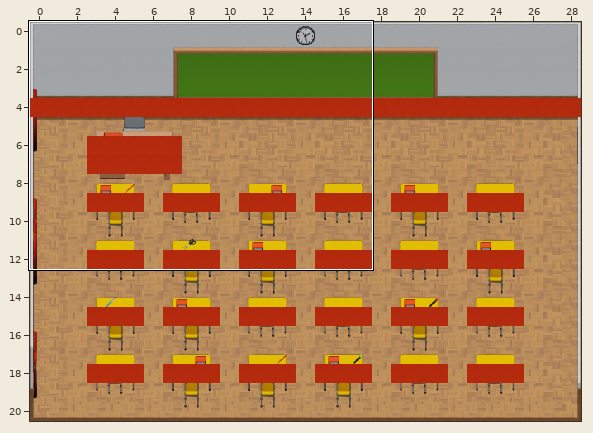
Tiled map: assets/Eksplore/Classroom/Classroom_Map.tmx. The picture above shows the old version from afar; the outline marks the close-up.
Close-up. Before the edit:
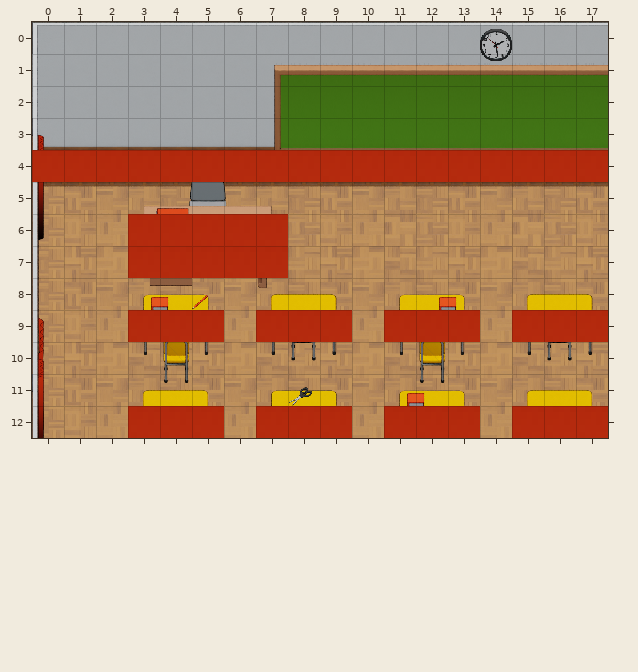
Cells are 32x32 px. Shown: x 0..17, y 0..12. The commit also changed other parts of the map, which this record leaves out. Tiles whose own drawing changed are shown in their newer look in all pictures.
New version:
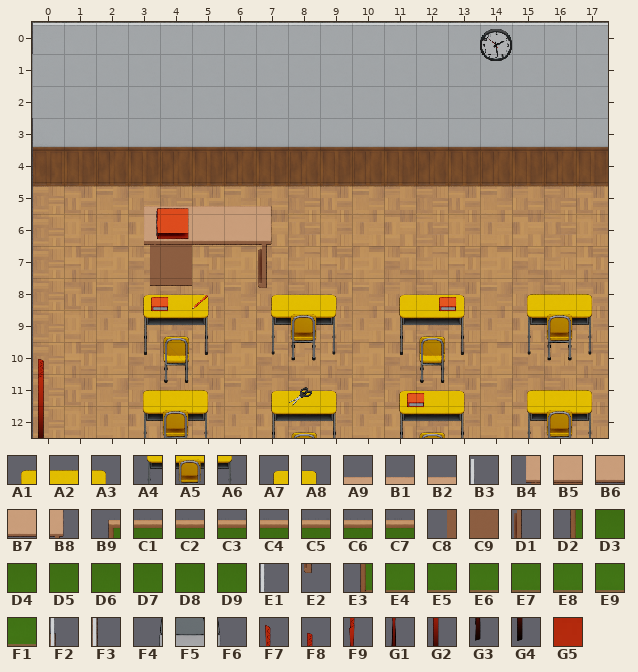
Key: from "Classroom_Tileset": A1 13, A2 14, A3 15, A4 29, A5 30, A6 31, A7 61, A8 63, A9 108, B1 109, B2 110, B3 122, B4 123, B5 124, B6 125, B7 126, B8 127, B9 128, C1 129, C2 130, C3 131, C4 132, C5 133, C6 134, C7 135, C8 139, C9 140, D1 143, D2 144, D3 145, D4 146, D5 147, D6 148, D7 149, D8 150, D9 151, E1 154, E2 159, E3 160, E4 161, E5 162, E6 163, E7 164, E8 165, E9 166, F1 167, F2 170, F3 186, F4 189, F5 190, F6 191, F7 203, F8 204, F9 219, G1 235, G2 236, G3 251, G4 252, G5 255.
__ is an empty cell.
Edits made:
Layer "Sidewall" (now hidden):
The tile that lay hidden is removed in row 4 at x 0.
Tile B3 is removed in row 0 at x 0.
Tile E1 is removed in rows 1 to 2 at x 0.
Tile F2 is removed in row 3 at x 0; in row 11 at x 0.
Tile F3 is removed in rows 5 to 10 at x 0; in row 12 at x 0.
Layer "Curtains" (now hidden):
The tile that lay hidden is removed in row 4 at x 0 and 4 to 5; in row 6 at x 5 to 6.
Tile F4 is removed in row 5 at x 4.
Tile F5 is removed in row 5 at x 5.
Tile F6 is removed in row 5 at x 6.
Tile F7 is removed in row 9 at x 0.
Tile F8 is removed in row 3 at x 0.
Tile F9 is removed in row 10 at x 0.
Tile G1 is removed in row 11 at x 0.
Tile G2 is removed in row 5 at x 0.
Tile G3 is removed in row 12 at x 0.
Tile G4 is removed in row 6 at x 0.
Layer "Table_1":
The edit adds tile A4 in row 9 at x 7 and 15.
The edit adds tile A5 in row 9 at x 8 and 16.
The edit adds tile A6 in row 9 at x 9 and 17.
The tile that lay hidden is removed in row 12 at x 7 to 9.
Tile A7 is removed in row 11 at x 7.
Tile A8 is removed in row 11 at x 9.
Layer "Table_2":
The edit adds tile A9 in row 5 at x 4.
The edit adds tile B1 in row 5 at x 5.
The edit adds tile B2 in row 5 at x 6.
The edit adds tile B4 in row 6 at x 3.
The edit adds tile B5 in row 6 at x 4.
The edit adds tile B6 in row 6 at x 5.
The edit adds tile B7 in row 6 at x 6.
The edit adds tile B8 in row 6 at x 7.
The edit adds tile C8 in row 7 at x 3.
The edit adds tile C9 in row 7 at x 4.
The edit adds tile D1 in row 7 at x 7.
Tile A1 gives way to tile E2 in row 8 at x 7.
The tile that lay hidden is removed in row 9 at x 7 to 9 and 15 to 17.
Tile A2 is removed in row 8 at x 8.
Tile A3 is removed in row 8 at x 9.
Layer "ChalkBoard" (now hidden):
The tile that lay hidden is removed in row 4 at x 7 to 17; in row 6 at x 3 to 7; in row 7 at x 3 to 4 and 7.
Tile A9 is removed in row 5 at x 4.
Tile B1 is removed in row 5 at x 5.
Tile B2 is removed in row 5 at x 6.
Tile B9 is removed in row 1 at x 7.
Tile C1 is removed in row 1 at x 8 to 10.
Tile C2 is removed in row 1 at x 11.
Tile C3 is removed in row 1 at x 12 to 13.
Tile C4 is removed in row 1 at x 14.
Tile C5 is removed in row 1 at x 15.
Tile C6 is removed in row 1 at x 16.
Tile C7 is removed in row 1 at x 17.
Tile D2 is removed in row 2 at x 7.
Tile D3 is removed in row 2 at x 8 to 10.
Tile D4 is removed in row 2 at x 11.
Tile D5 is removed in row 2 at x 12 to 13.
Tile D6 is removed in row 2 at x 14.
Tile D7 is removed in row 2 at x 15.
Tile D8 is removed in row 2 at x 16.
Tile D9 is removed in row 2 at x 17.
Tile E2 is removed in row 8 at x 7.
Tile E3 is removed in row 3 at x 7.
Tile E4 is removed in row 3 at x 8 to 10.
Tile E5 is removed in row 3 at x 11.
Tile E6 is removed in row 3 at x 12 to 13.
Tile E7 is removed in row 3 at x 14.
Tile E8 is removed in row 3 at x 15.
Tile E9 is removed in row 3 at x 16.
Tile F1 is removed in row 3 at x 17.
Layer "Collision" (now hidden):
Tile G5 is removed in row 4 at x 0 to 17; in rows 6 to 7 at x 3 to 7; in row 9 at x 3 to 5, 7 to 9, 11 to 13 and 15 to 17; in row 12 at x 3 to 5, 7 to 9, 11 to 13 and 15 to 17.
